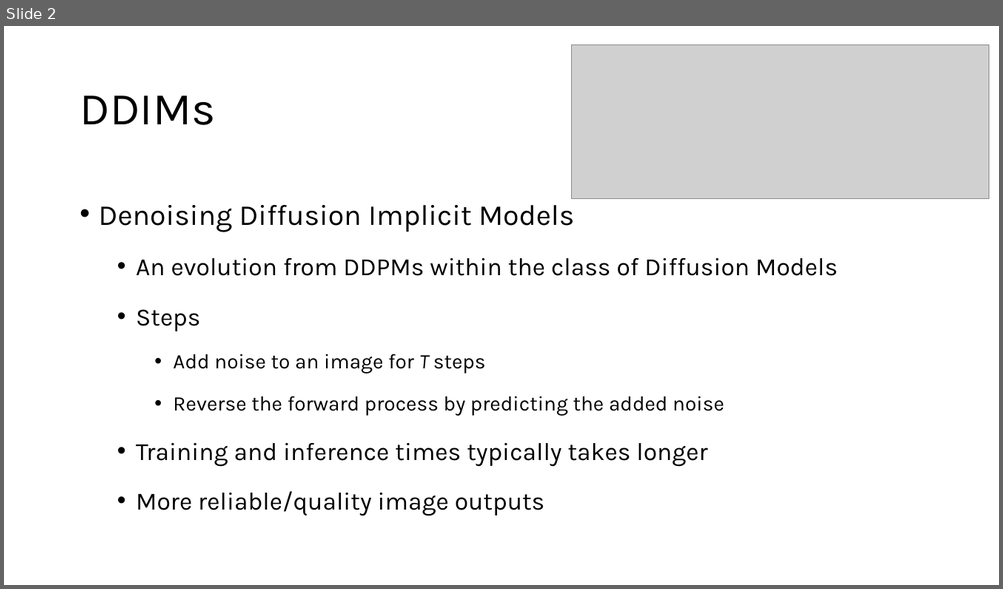
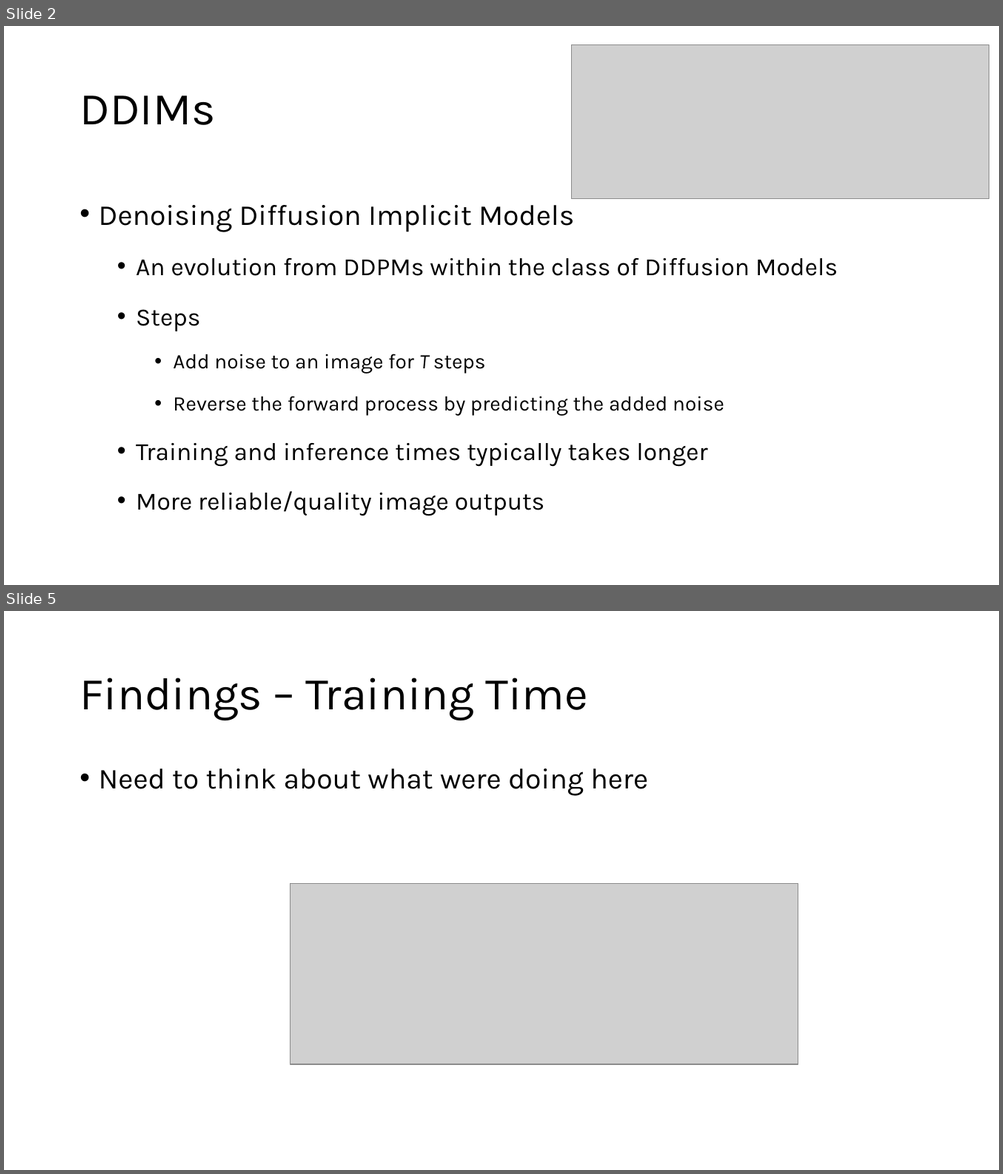
Before and after one commit to MMenser/DDIMvsGAN, a slide deck: Evaluating DDIMs in New Domains.pptx. Shown one above the other, each under a label of ours: slide 2 before the commit, slides 2 and 5 after it; the slides between them are not shown. The pictures are 1003x589 and 1003x1174 pixels, drawn with LibreOffice and Linux fonts; fonts in the diff are those of the drawing; grey boxes stand for pictures. Boxes give left, top, right and bottom in pixels: in the first picture for what was removed or moved away, otherwise in the second. Text is boxed around its words. In the diff, an @@ line names an element or a change of style, - is before the commit and + after.

```diff
--- a/Evaluating DDIMs in New Domains.pptx
+++ b/Evaluating DDIMs in New Domains.pptx
@@ slide 5 added at [4, 611, 999, 1170], background #FFFFFF @@
@@ title added at [79, 678, 587, 721], 44 pt, text #000000 @@
+Findings – Training Time
@@ text added at [99, 769, 648, 796], 28 pt, text #000000 @@
+• Need to think about what were doing here
@@ picture added at [290, 884, 797, 1065] @@
```
Also in this commit, not shown: 5 other slides added, 2 slides removed.
